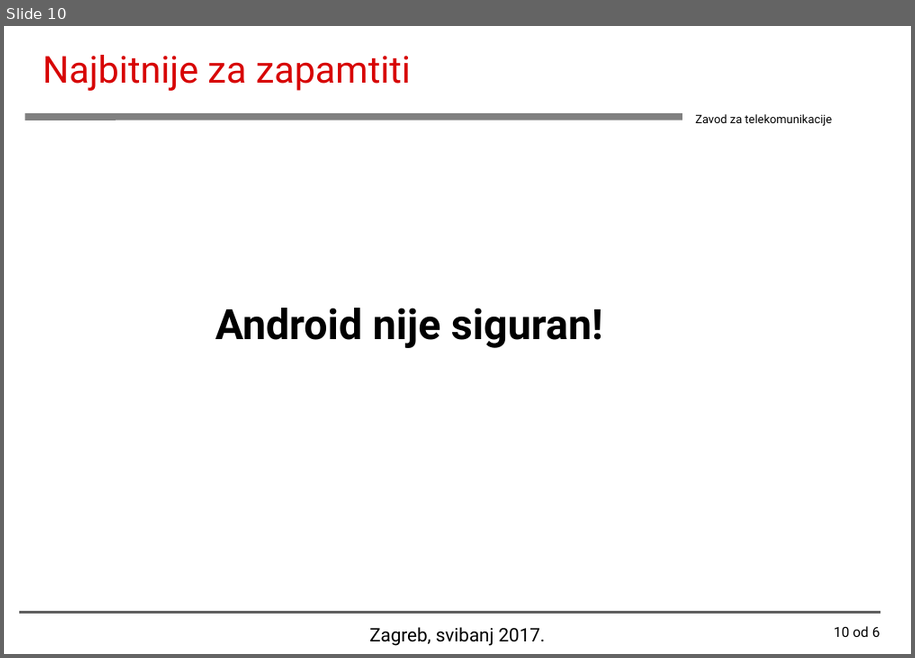
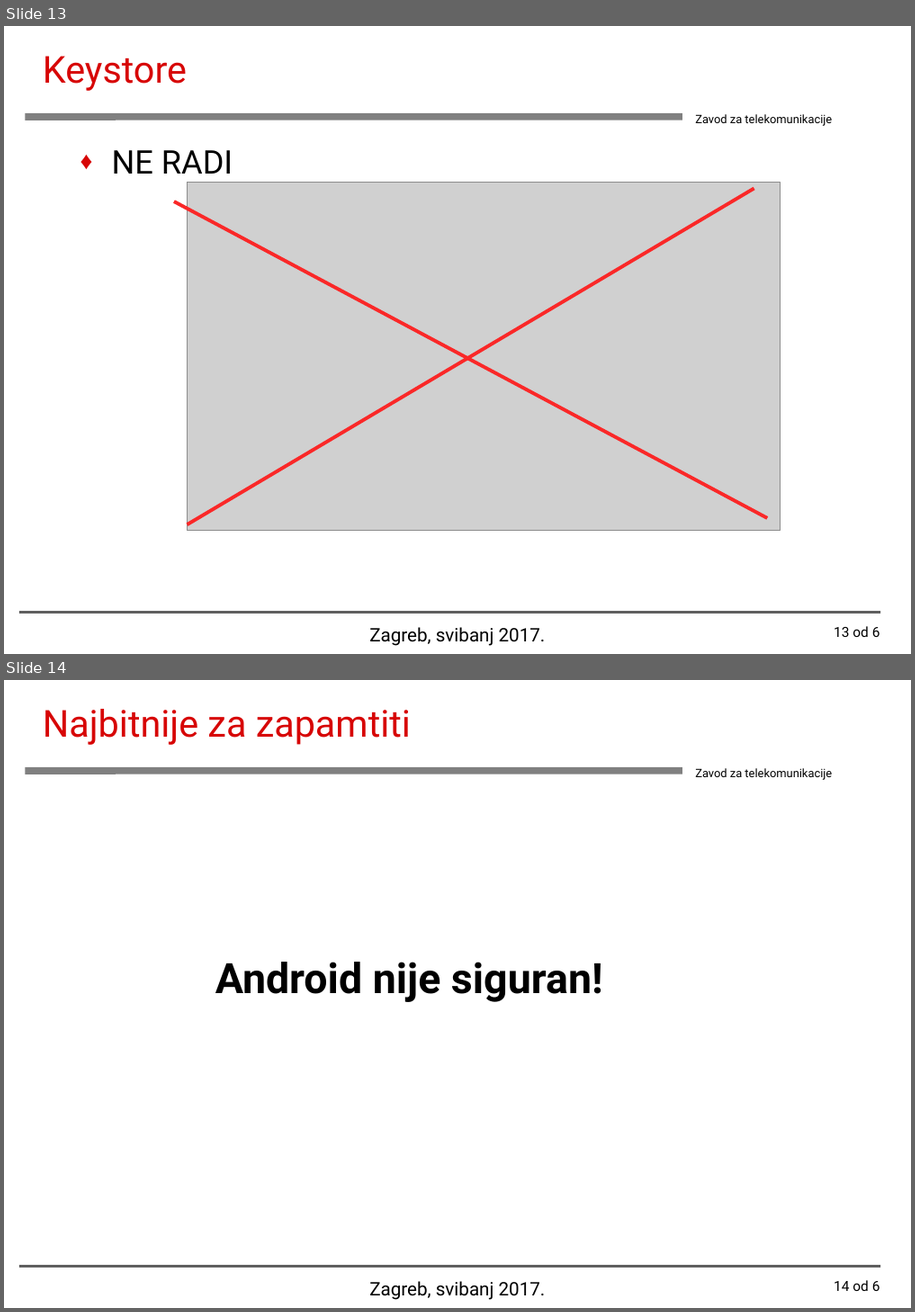
Before and after one commit to MatejVukosav/Security-in-Android-operating-system, a slide deck: Matej_Vukosav_Diplomski_Seminar[2017].ppt. Shown one above the other, each under a label of ours: slide 10 before the commit, slides 13 and 14 after it. The pictures are 915x658 and 915x1312 pixels, drawn with LibreOffice and Linux fonts; fonts in the diff are those of the drawing; grey boxes stand for pictures; background and template pictures are left out. Boxes give left, top, right and bottom in pixels: in the first picture for what was removed or moved away, otherwise in the second. Text is boxed around its words. In the diff, an @@ line names an element or a change of style, - is before the commit and + after.

```diff
--- a/Matej_Vukosav_Diplomski_Seminar[2017].ppt
+++ b/Matej_Vukosav_Diplomski_Seminar[2017].ppt
@@ slide 13 added at (x1=4, y1=26, x2=911, y2=654), background #FFFFFF; not listed: 3 template elements that a slide beside it also shows @@
@@ title added at (x1=43, y1=56, x2=187, y2=91), 32 pt, text #D70505 @@
+Keystore
@@ text added at (x1=112, y1=150, x2=233, y2=183), 28 pt, text #000000 @@
+♦ NE RADI
@@ picture added at (x1=188, y1=182, x2=780, y2=531) @@
@@ line added from (174, 202) to (767, 518), #FA2828 3 pt @@
@@ line added from (188, 524) to (754, 188), #FA2828 3 pt @@
@@ text added at (x1=369, y1=627, x2=546, y2=646), 16 pt, text #000000 @@
+Zagreb, svibanj 2017.
@@ page number added at (x1=834, y1=626, x2=881, y2=637), 12 pt, text #000000 @@
+13 od 6
@@ what was slide 10 is now slide 14 @@
@@ page number at (x1=834, y1=1280, x2=881, y2=1291): text changed @@
-10 od 6
+14 od 6
```
Also in this commit, not shown: 6 slides changed, 3 other slides added, 3 other files.
